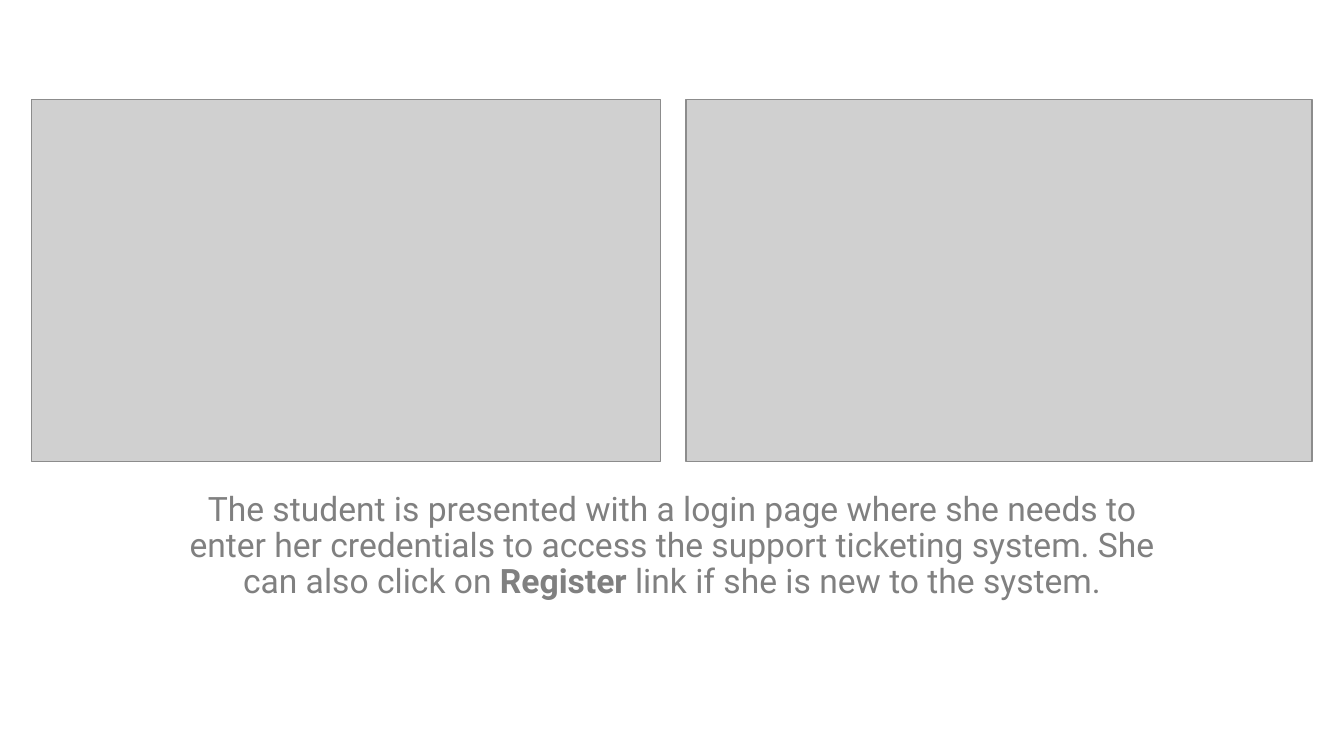
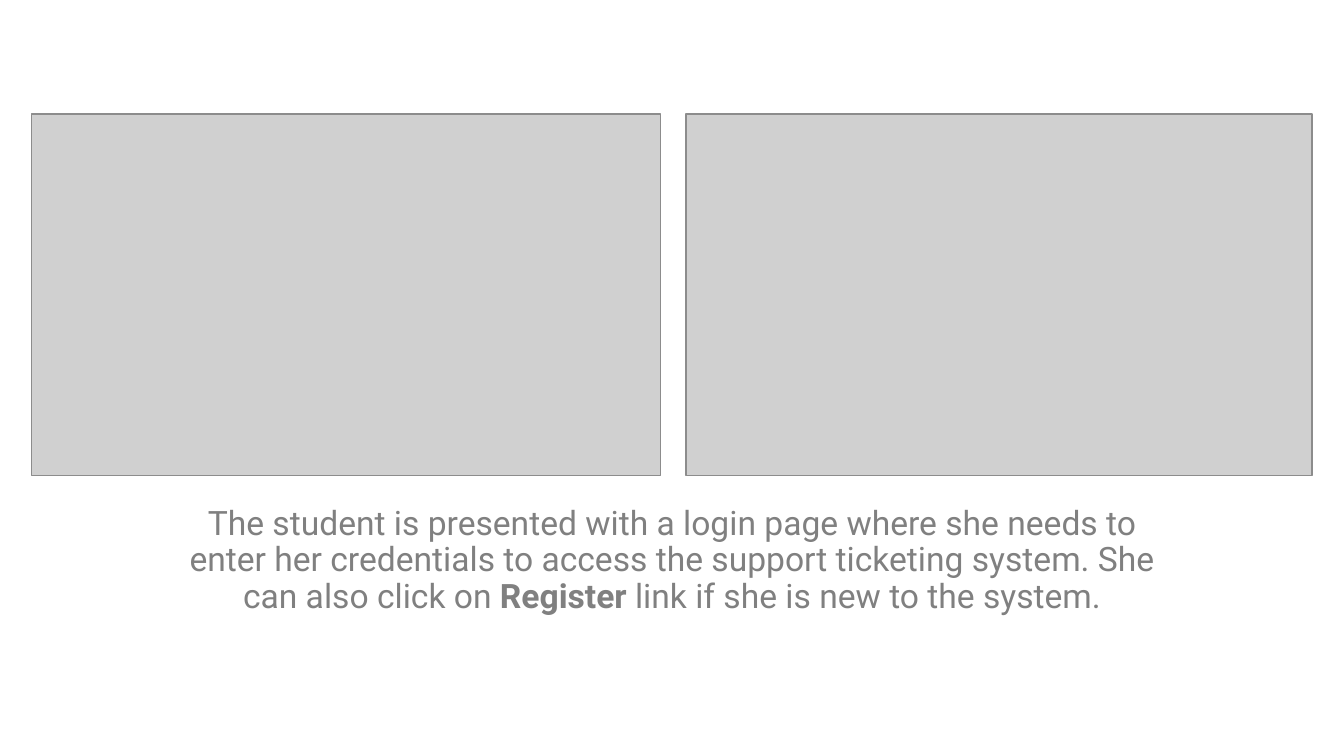
Before and after one commit to bsc-iitm/soft-engg-project-jan-2023-group-13, a slide deck: slide 3 of project/documents/m2-UserInterfaces/Storyboard - Smart Support.pptx. Drawn at 1344x756 pixels with LibreOffice and Linux fonts; fonts in the diff are those of the drawing; grey boxes stand for pictures. Boxes give left, top, right and bottom in pixels: in the first picture for what was removed or moved away, otherwise in the second. Text is boxed around its words. In the diff, an @@ line names an element or a change of style, - is before the commit and + after.

```diff
--- a/project/documents/m2-UserInterfaces/Storyboard - Smart Support.pptx
+++ b/project/documents/m2-UserInterfaces/Storyboard - Smart Support.pptx
@@ picture: place and size @@
-picture at box(32, 100, 661, 461)
+picture at box(32, 114, 661, 475)
@@ picture: place and size @@
-picture at box(687, 100, 1313, 461)
+picture at box(687, 114, 1313, 475)
@@ subtitle "The student is presented with ...": place and size @@
-subtitle "The student is presented with ..." at box(190, 496, 1154, 600)
+subtitle "The student is presented with ..." at box(190, 510, 1154, 615)
```
Also in this commit, not shown: 2 other slides changed, 5 slides added, 1 slide removed, 1 other file.
